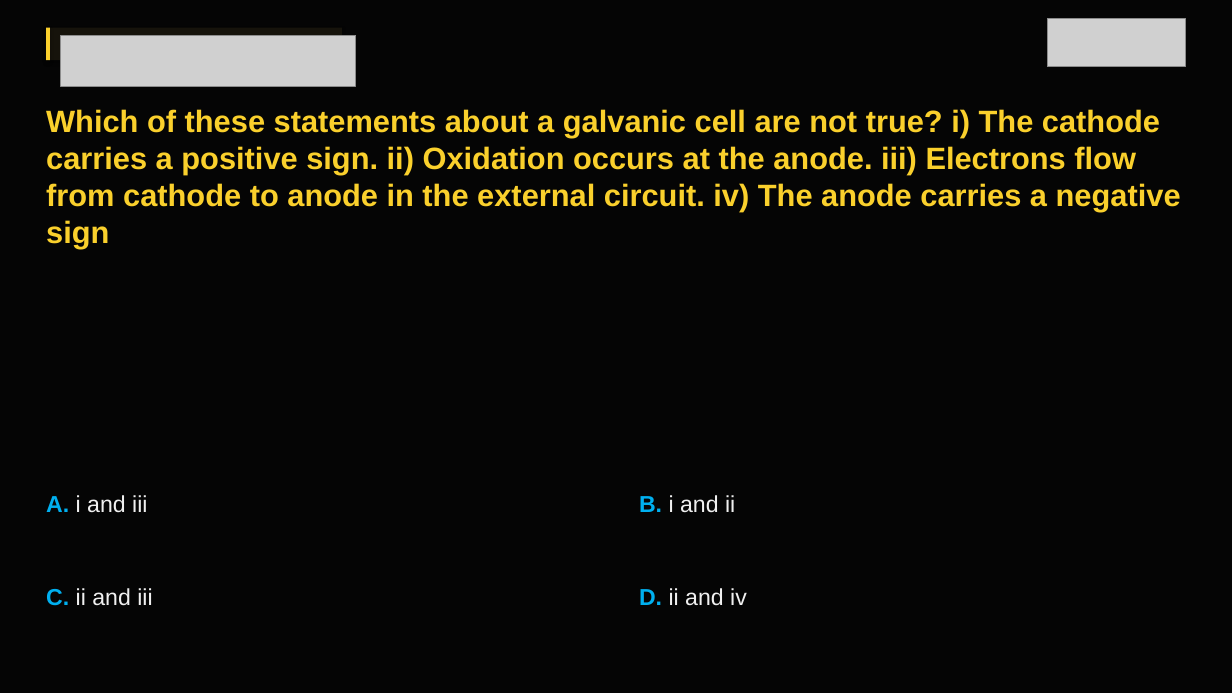
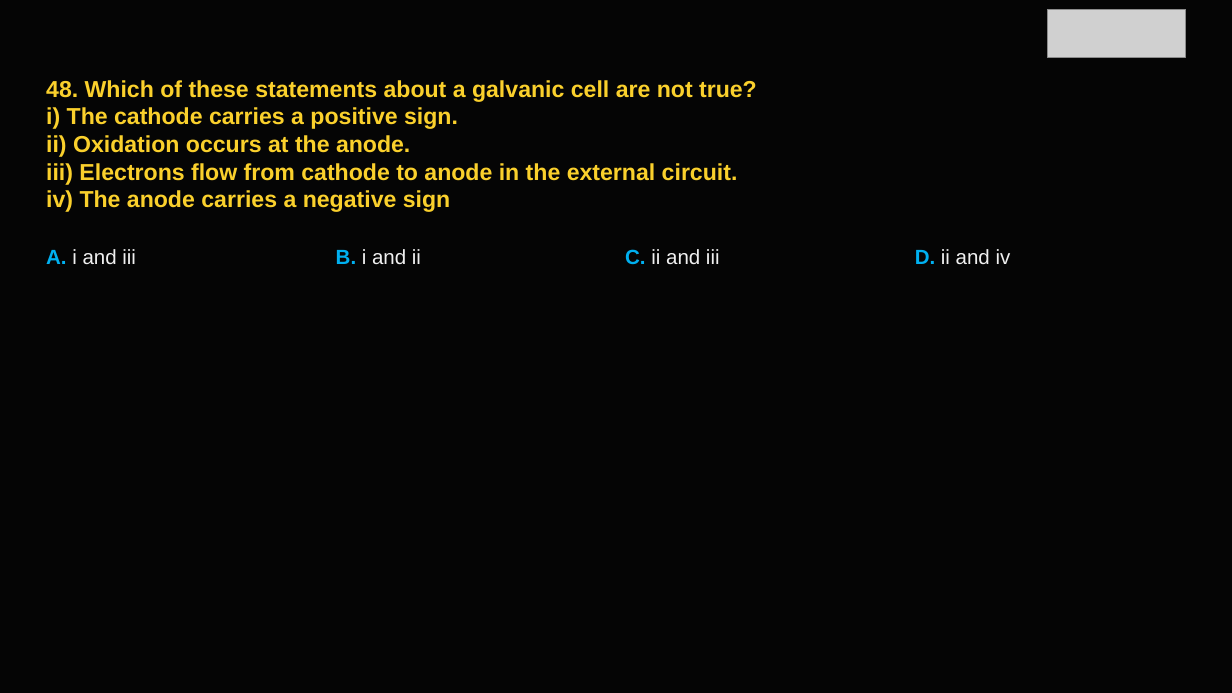
Before and after one commit to lekhan-03/PDFtoSLIDES, a slide deck: slide 50 of data/outputs/chemistry_v4.pptx (slide 51 before the commit). Drawn at 1232x693 pixels with LibreOffice and Linux fonts; fonts in the diff are those of the drawing; grey boxes stand for pictures. Boxes give left, top, right and bottom in pixels: in the first picture for what was removed or moved away, otherwise in the second. Text is boxed around its words. In the diff, an @@ line names an element or a change of style, - is before the commit and + after.

```diff
--- a/data/outputs/chemistry_v4.pptx
+++ b/data/outputs/chemistry_v4.pptx
@@ rectangle removed at [46, 28, 342, 60] @@
@@ rectangle removed at [46, 28, 50, 60] @@
@@ picture: place and size @@
-picture at [1047, 18, 1186, 67]
+picture at [1047, 9, 1186, 57]
@@ picture removed at [60, 35, 356, 86] @@
@@ text at [46, 80, 757, 212]: text changed; size 24 to 18 pt @@
-Which of these statements about a galvanic cell are not true? i) The cathode carries a positive sign. ii) Oxidation occurs at the anode. iii) Electrons flow from cathode to anode in the external circuit. iv) The anode carries a negative sign
+48. Which of these statements about a galvanic cell are not true?
+i) The cathode carries a positive sign.
+ii) Oxidation occurs at the anode.
+iii) Electrons flow from cathode to anode in the external circuit.
+iv) The anode carries a negative sign
@@ text "A. i and iii": place and size @@
-text "A. i and iii" at [46, 495, 147, 513]
+text "A. i and iii" at [46, 249, 136, 264]
@@ text "B. i and ii": place and size @@
-text "B. i and ii" at [639, 495, 735, 513]
+text "B. i and ii" at [336, 249, 421, 265]
@@ text "C. ii and iii": place and size @@
-text "C. ii and iii" at [46, 588, 152, 606]
+text "C. ii and iii" at [625, 249, 720, 265]
@@ size 18 to 16 pt in 4 elements at [46, 249, 136, 264], [336, 249, 421, 265], [625, 249, 720, 265], [915, 249, 1011, 264] @@
@@ text "D. ii and iv": place and size @@
-text "D. ii and iv" at [639, 588, 747, 606]
+text "D. ii and iv" at [915, 249, 1011, 264]
```
Also in this commit, not shown: 165 other slides changed, 40 slides added, 38 slides removed, 13 other files.
